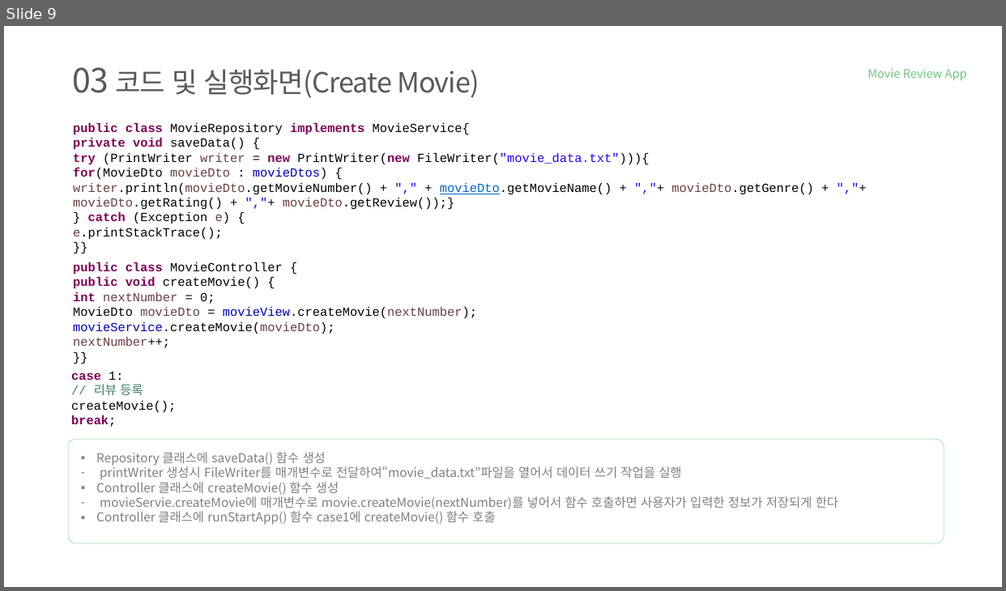
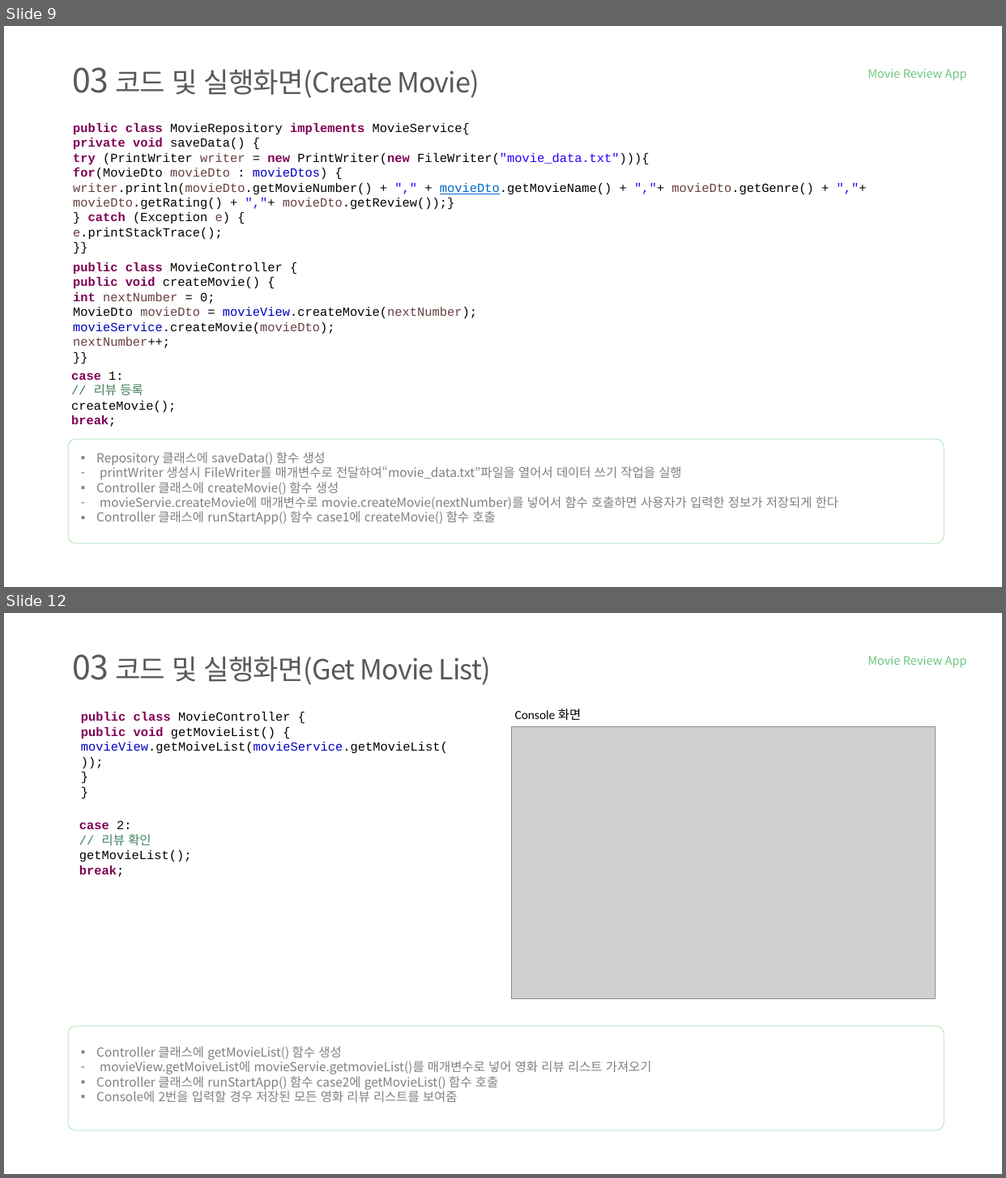
Before and after one commit to tnwjd121/MovieApp, a slide deck: ppt/국비(정보처리기능사)_백수정.pptx. Shown one above the other, each under a label of ours: slide 9 before the commit, slides 9 and 12 after it; the slides between them are not shown. The pictures are 1006x591 and 1006x1178 pixels, drawn with LibreOffice and Linux fonts; fonts in the diff are those of the drawing; grey boxes stand for pictures; background and template pictures are left out. Boxes give left, top, right and bottom in pixels: in the first picture for what was removed or moved away, otherwise in the second. Text is boxed around its words. In the diff, an @@ line names an element or a change of style, - is before the commit and + after.

```diff
--- a/ppt/국비(정보처리기능사)_백수정.pptx
+++ b/ppt/국비(정보처리기능사)_백수정.pptx
@@ slide 12 added at [4,613,1002,1174], background #FFFFFF @@
@@ text added at [72,654,491,685], 40 pt, text #595959 @@
+03 코드 및 실행화면(Get Movie List)
@@ text added at [867,656,967,668], 17 pt, text #6EC67F @@
+Movie Review App
@@ text added at [515,709,581,721], 18 pt, text #000000 @@
+Console 화면
@@ text added at [81,712,448,754], 18 pt, text #000000 @@
+public class MovieController {
+public void getMovieList() {
+movieView.getMoiveList(movieService.getMovieList());
+}
+}
@@ picture added at [511,726,936,999] @@
@@ text added at [79,820,192,877], 18 pt, text #000000 @@
+case 2:
+// 리뷰 확인
+getMovieList();
+break;
@@ rounded rectangle added at [68,1026,944,1131], outline #75D387 0.5 pt @@
@@ text added at [96,1046,652,1102], 18 pt, text #808080 @@
+▪ Controller 클래스에 getMovieList() 함수 생성
+– movieView.getMoiveList에 movieServie.getmovieList()를 매개변수로 넣어 영화 리뷰 리스트 가져오기
+▪ Controller 클래스에 runStartApp() 함수 case2에 getMovieList() 함수 호출
+▪ Console에 2번을 입력할 경우 저장된 모든 영화 리뷰 리스트를 보여줌
```
Also in this commit, not shown: 1 slide changed, 2 other slides added.
